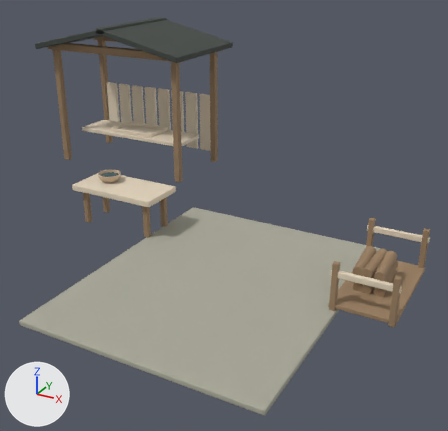
Two versions of the glTF model game/asset/runtime/models/kiln-dressing-v3.glb, one commit apart.
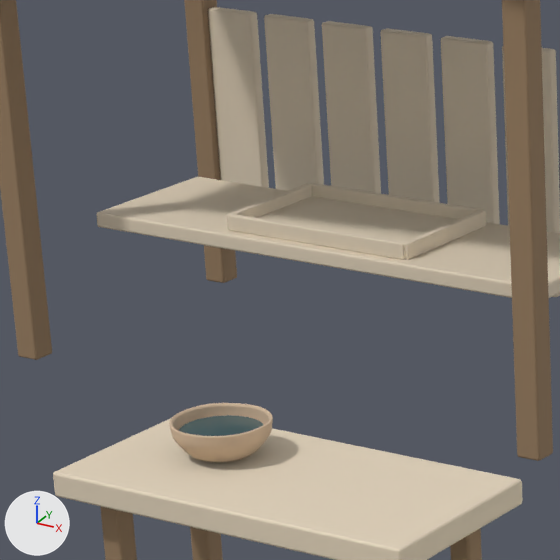
There are two pictures of each version: one whole from a 50 mm lens placed at (3.39, -5.88, 3.94), pointed at (-0.61, 1.4, 0.3), one close up on the part from 13% to 41% of the width and 19% to 47% of the height. The axes (+X, +Y, +Z) are drawn at lower left. The lights are the same throughout. The older version's two pictures come first. Where no turn or scale is listed for an object, it has been applied to the vertices.

Script lines for the objects in view, before the commit:
```python
ob_preparation_bench_leg = bpy.data.objects.new('Preparation bench leg', me_mesh_18)
ob_preparation_bench_leg.location = (-2.65, 1.22, 0.275)
ob_tray_base = bpy.data.objects.new('Tray base', me_mesh_40)
ob_tray_base.location = (-3.7, 3.6, 0.6)
ob_tray_raised_end = bpy.data.objects.new('Tray raised end', me_mesh_41)
ob_tray_raised_end.parent = ob_wooden_tool_tray
ob_tray_raised_end.location = (-0.35, 0.0, 0.022)
ob_tray_raised_end_001 = bpy.data.objects.new('Tray raised end.001', me_mesh_42)
ob_tray_raised_end_001.parent = ob_wooden_tool_tray
ob_tray_raised_end_001.location = (0.35, 0.0, 0.022)
ob_tray_raised_side = bpy.data.objects.new('Tray raised side', me_mesh_43)
ob_tray_raised_side.parent = ob_wooden_tool_tray
ob_tray_raised_side.location = (0.0, 0.22, 0.022)
ob_tray_raised_side_001 = bpy.data.objects.new('Tray raised side.001', me_mesh_44)
ob_tray_raised_side_001.parent = ob_wooden_tool_tray
ob_tray_raised_side_001.location = (0.0, -0.22, 0.022)
# also in view: 'Preparation bench' at (-2.1, 1.0, 0.58); 'Water surface' at (-2.4, 1.05, 0.71); 'Shelter timber upright' at (-5.0, 4.25, 1.12); 'Shelter partial back slats.003' at (-3.86, 4.25, 0.75); 'Shelter partial back slats.004' at (-3.54, 4.25, 0.75)
```
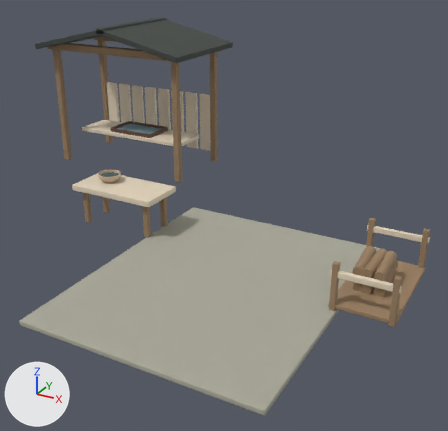
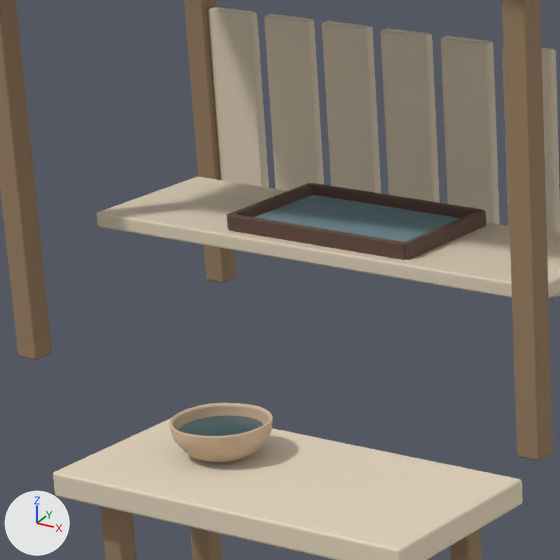
Boxes [x1, y1, x2, y2] around the edits, measured in the close-ups (560 x 560 px):
'Blue woven tool cushion', added: after [255, 195, 460, 242]
'Tray base', recoloured: [257, 196, 458, 242] in both
'Tray raised side.001', recoloured (beige to brown): [228, 214, 405, 260] in both
'Tray raised side', recoloured (beige to brown): [311, 183, 482, 218] in both
'Tray raised end.001', recoloured (beige to brown): [404, 210, 486, 260] in both
'Tray raised end', recoloured (beige to brown): [227, 183, 312, 230] in both

What the commit changed:
Material 'Dark walnut tray frame' (mat_dark_walnut_tray_frame) is new.
Its base color is (0.122, 0.0648, 0.0452) (brown #62483c).
Its roughness is 0.72.
Material 'Muted blue linen tool lining' (mat_muted_blue_linen_tool_lining) is new.
Its base color is (0.168, 0.275, 0.314) (greyish cyan #728f98).
Its roughness is 1.0.
me_mesh_40 has 56 vertices, 108 faces and spans x -0.455..0.455, y -0.286..0.286, z -0.012..0.012.
me_mesh_40 no longer uses material mat_oiled_oak (beige #e4d5bd).
me_mesh_40 gains material mat_dark_walnut_tray_frame (brown #62483c).
me_mesh_44 has 56 vertices, 108 faces and spans x -0.35..0.35, y -0.013..0.013, z -0.027..0.027.
me_mesh_44 no longer uses material mat_oiled_oak (beige #e4d5bd).
me_mesh_44 gains material mat_dark_walnut_tray_frame (brown #62483c).
Mesh me_mesh_45_1 is new.
It is a copy of me_mesh_44.
Mesh me_mesh_43_1 is new.
It has 56 vertices, 108 faces and spans x -0.012..0.012, y -0.225..0.225, z -0.028..0.028.
It uses material mat_dark_walnut_tray_frame (brown #62483c).
Mesh me_mesh_41_1 is new.
It has 56 vertices, 108 faces and spans x -0.422..0.422, y -0.253..0.253, z -0.008..0.008.
It uses material mat_muted_blue_linen_tool_lining (greyish cyan #728f98).
Object 'Tray raised end.001' (ob_tray_raised_end_001) now shows me_mesh_43_1 instead of me_mesh_42.
Object 'Tray raised side' (ob_tray_raised_side) now shows me_mesh_44 instead of me_mesh_43.
Object 'Tray raised side.001' (ob_tray_raised_side_001) now shows me_mesh_45_1 instead of me_mesh_44.
Object 'Blue woven tool cushion' (ob_blue_woven_tool_cushion) is new; it shows me_mesh_41_1.
Its location is (-3.7, 3.6, 0.618).
